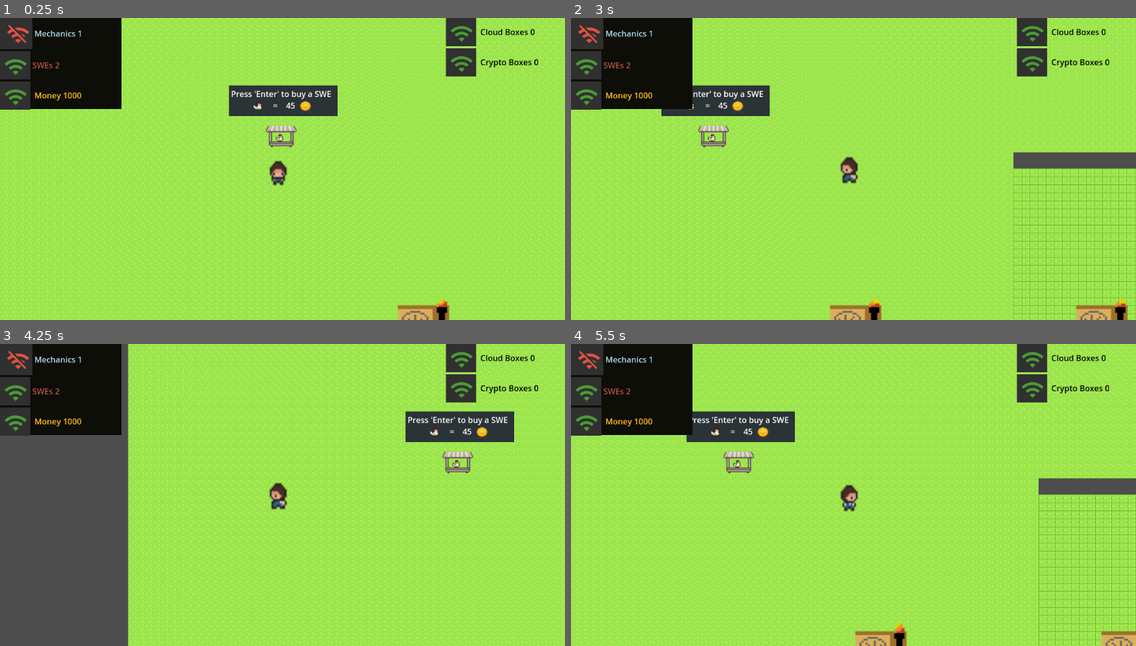
Above: before the commit, frames 1-4 (two rows, left to right).
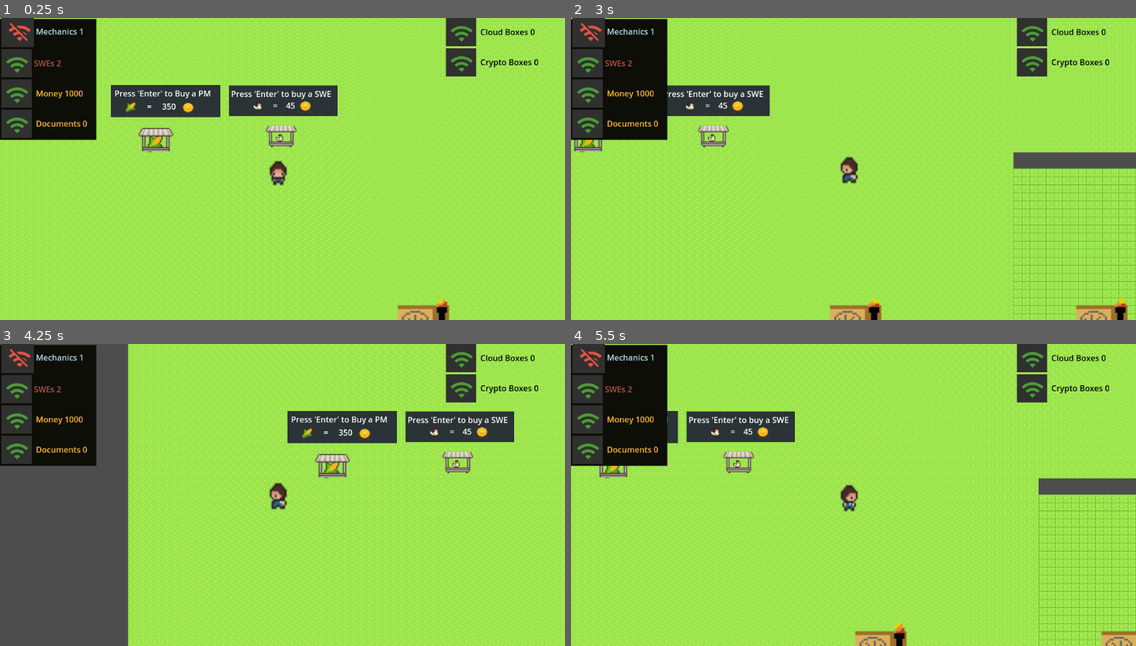
Above: after the commit, the same moments.

Repository: jeffreytsaw1/crusoe-hackathon
Game: Godot game, scene res://world.tscn
Same seed, same stepped clock (60 frames per second), same inputs: the game is played once before the commit and once after it. This scene is started directly instead of the project's main scene.
Inputs:
- Up to frame 1 (0.25 s): no input
- Up to frame 2 (3 s): tap Enter (ui_accept) at 0.5, 1.35, 1.52, 1.82, 2, 2.85 s; hold Enter (ui_accept) 0.53-1.28 s; hold Right (ui_right) 0.53-2.03 s; hold Enter (ui_accept) 2.03-2.78 s; hold Left (ui_left) from 2.03 s (still down)
- Up to frame 3 (4.25 s): keep holding Left (ui_left); tap Enter (ui_accept) at 3.02, 3.32, 3.5 s; hold Enter (ui_accept) from 3.53 s (still down)
- Up to frame 4 (5.5 s): release Left (ui_left) at 4.28 s; release Enter (ui_accept) at 4.28 s; hold Right (ui_right) from 4.28 s (still down); tap Enter (ui_accept) at 4.35, 4.52, 4.82 s; hold Enter (ui_accept) from 5.03 s (still down)

The runs differ from the first frame. In frame 1, 6.6% of the frame differs, in the area x 0-39%, y 0-45%; in frame 2, 4.4%; in frame 3, 6.7%, in the area x 0-71%, y 0-45%; in frame 4, 4.5%.

Commit message:
add pm hiring and documents

Diff:
--- /dev/null
+++ b/Area2D.gd
@@ -0,0 +1,19 @@
+extends Area2D
+
+
+# Called when the node enters the scene tree for the first time.
+func _ready():
+	pass # Replace with function body.
+
+
+# Called every frame. 'delta' is the elapsed time since the previous frame.
+func _process(delta):
+	pass
+
+
+func _on_body_entered(body):
+	pass # Replace with function body.
+
+
+func _on_body_exited(body):
+	pass # Replace with function body.
--- /dev/null
+++ b/docsLabel.gd
@@ -0,0 +1,11 @@
+extends RichTextLabel
+
+func _ready():
+	update()
+
+func _process(_delta):
+	update()
+
+func update():
+	var bbcode_text = "[img]res://cloud_up.png[/img] [color=#ffbb22] Documents " + str(Global.documents) +" [/color]"
+	self.text = bbcode_text
--- a/global.gd
+++ b/global.gd
@@ -16,4 +16,7 @@
 var active_gpus = 0
 var gpu_capacity = 0
 
-var bitcoin_price = 50
+var bitcoin_price = 85
+
+var num_pms = 0
+var documents = 0
--- a/pad .tscn
+++ b/pad .tscn
@@ -55,10 +55,10 @@
 }]
 
 [sub_resource type="RectangleShape2D" id="RectangleShape2D_2hv74"]
-size = Vector2(31.5, 44.2499)
+size = Vector2(91.75, 65.125)
 
 [sub_resource type="CircleShape2D" id="CircleShape2D_upjhx"]
-radius = 51.0098
+radius = 71.0282
 
 [sub_resource type="AtlasTexture" id="AtlasTexture_xpsv2"]
 atlas = ExtResource("2_k5cmt")
@@ -87,20 +87,21 @@
 animation = &"pad"
 
 [node name="CollisionShape2D" type="CollisionShape2D" parent="."]
-position = Vector2(49.25, 31.875)
+position = Vector2(44.125, 37.4375)
 shape = SubResource("RectangleShape2D_2hv74")
 
 [node name="Area2D" type="Area2D" parent="."]
 position = Vector2(49.5, 18.7501)
 
 [node name="CollisionShape2D" type="CollisionShape2D" parent="Area2D"]
-position = Vector2(1, 2)
+position = Vector2(-9.5, 12.2499)
 shape = SubResource("CircleShape2D_upjhx")
 
 [node name="menu" parent="." instance=ExtResource("3_kjdh1")]
 position = Vector2(79, -180)
 
 [node name="statsandactions" parent="menu" index="1"]
+visible = false
 position = Vector2(-467, 9)
 
 [node name="ColorRect" parent="menu/statsandactions" index="0"]
@@ -194,7 +195,7 @@
 offset_bottom = -57.386
 
 [node name="bitcoin" type="AnimatedSprite2D" parent="."]
-position = Vector2(20, 47)
+position = Vector2(-11, 84)
 scale = Vector2(1.9375, 1.75)
 sprite_frames = SubResource("SpriteFrames_ba652")
 
--- a/pad.gd
+++ b/pad.gd
@@ -58,8 +58,8 @@
 	hashrate = 0
 	active_gpus = 0
 
-	var cloud_fix_time = 1.7*pow((gpu_capacity-active_gpus)/20,3)
-	var crypto_fix_time = 1.4*pow((hashrate_capacity-hashrate)/10,2)
+	var cloud_fix_time = 1.7*pow((gpu_capacity-active_gpus)/15,3)
+	var crypto_fix_time = 1.4*pow((hashrate_capacity-hashrate)/70,2)
 	if num_mechanics >= 1:
 		cloud_fix_time *= 0.85
 		crypto_fix_time *= 0.85
@@ -85,7 +85,7 @@
 		bitcoins += 1
 
 func process_cloud_revenue():
-	Global.money += 0.7 * active_gpus
+	Global.money += 0.3 * active_gpus
 
 func action_collect_bitcoin():
 	Global.money +=  bitcoins * Global.bitcoin_price
--- /dev/null
+++ b/pmhiring.gd
@@ -0,0 +1,29 @@
+extends StaticBody2D
+
+var pms_cost = 350
+var interactable_body = null
+
+# Called when the node enters the scene tree for the first time.
+func _ready():
+	interactable_body = null
+
+
+# Called every frame. 'delta' is the elapsed time since the previous frame.
+func _process(delta):
+	pass
+
+
+func _input(event):
+	if interactable_body != null:
+		if event.is_action_pressed("ui_accept") and Global.money > pms_cost:
+			Global.num_pms += 1
+			Global.money -= pms_cost
+
+
+func _on_area_2d_body_entered(body):
+	if body.has_method("player_pad_method"):
+		interactable_body = body
+
+func _on_area_2d_body_exited(body):
+	if body.has_method("player_pad_method"):
+		interactable_body = null
--- /dev/null
+++ b/pmhiring.tscn
@@ -0,0 +1,130 @@
+[gd_scene load_steps=13 format=3 uid="uid://csyrpyibxl5h6"]
+
+[ext_resource type="Script" path="res://pmhiring.gd" id="1_v6tvp"]
+[ext_resource type="Texture2D" uid="uid://c4lr13ok66rd8" path="res://farmingTilesheetComplete.png" id="2_l6vga"]
+
+[sub_resource type="AtlasTexture" id="AtlasTexture_6ob46"]
+atlas = ExtResource("2_l6vga")
+region = Rect2(32, 64, 16, 16)
+
+[sub_resource type="SpriteFrames" id="SpriteFrames_bcddh"]
+animations = [{
+"frames": [{
+"duration": 1.0,
+"texture": SubResource("AtlasTexture_6ob46")
+}],
+"loop": true,
+"name": &"default",
+"speed": 5.0
+}]
+
+[sub_resource type="AtlasTexture" id="AtlasTexture_cshnn"]
+atlas = ExtResource("2_l6vga")
+region = Rect2(0, 174, 34, 29)
+
+[sub_resource type="SpriteFrames" id="SpriteFrames_vxk10"]
+animations = [{
+"frames": [{
+"duration": 1.0,
+"texture": SubResource("AtlasTexture_cshnn")
+}],
+"loop": true,
+"name": &"default",
+"speed": 5.0
+}]
+
+[sub_resource type="RectangleShape2D" id="RectangleShape2D_dx6dh"]
+size = Vector2(52.625, 37.25)
+
+[sub_resource type="CircleShape2D" id="CircleShape2D_k6vms"]
+radius = 40.0
+
+[sub_resource type="AtlasTexture" id="AtlasTexture_0bs2d"]
+atlas = ExtResource("2_l6vga")
+region = Rect2(64, 80, 16, 16)
+
+[sub_resource type="SpriteFrames" id="SpriteFrames_wlxhp"]
+animations = [{
+"frames": [{
+"duration": 1.0,
+"texture": SubResource("AtlasTexture_0bs2d")
+}],
+"loop": true,
+"name": &"default",
+"speed": 5.0
+}]
+
+[sub_resource type="AtlasTexture" id="AtlasTexture_jbwxh"]
+atlas = ExtResource("2_l6vga")
+region = Rect2(32, 64, 16, 16)
+
+[sub_resource type="SpriteFrames" id="SpriteFrames_8dmfq"]
+animations = [{
+"frames": [{
+"duration": 1.0,
+"texture": SubResource("AtlasTexture_jbwxh")
+}],
+"loop": true,
+"name": &"default",
+"speed": 5.0
+}]
+
+[node name="pmhiring" type="StaticBody2D"]
+script = ExtResource("1_v6tvp")
+
+[node name="pm" type="AnimatedSprite2D" parent="."]
+position = Vector2(109.75, 92.125)
+scale = Vector2(2.65625, 2.64063)
+sprite_frames = SubResource("SpriteFrames_bcddh")
+
+[node name="AnimatedSprite2D" type="AnimatedSprite2D" parent="."]
+position = Vector2(117.25, 76.4297)
+scale = Vector2(2.27941, 2.0986)
+sprite_frames = SubResource("SpriteFrames_vxk10")
+
+[node name="CollisionShape2D" type="CollisionShape2D" parent="."]
+position = Vector2(116.688, 85.625)
+shape = SubResource("RectangleShape2D_dx6dh")
+
+[node name="Area2D" type="Area2D" parent="."]
+
+[node name="CollisionShape2D" type="CollisionShape2D" parent="Area2D"]
+position = Vector2(114, 83)
+shape = SubResource("CircleShape2D_k6vms")
+
+[node name="sign" type="ColorRect" parent="."]
+offset_left = 26.0
+offset_top = -25.0
+offset_right = 243.0
+offset_bottom = 39.0
+color = Color(0.164706, 0.2, 0.211765, 1)
+
+[node name="coin" type="AnimatedSprite2D" parent="sign"]
+position = Vector2(153, 45)
+scale = Vector2(1.6875, 1.5)
+sprite_frames = SubResource("SpriteFrames_wlxhp")
+
+[node name="RichTextLabel" type="RichTextLabel" parent="sign"]
+layout_mode = 0
+offset_left = 7.0
+offset_top = 5.0
+offset_right = 217.0
+offset_bottom = 42.0
+text = "Press 'Enter' to Buy a PM
+"
+
+[node name="pm2" type="AnimatedSprite2D" parent="sign"]
+position = Vector2(37, 45)
+scale = Vector2(1.8125, 1.625)
+sprite_frames = SubResource("SpriteFrames_8dmfq")
+
+[node name="RichTextLabel2" type="RichTextLabel" parent="sign"]
+layout_mode = 0
+offset_left = 34.0
+offset_top = 31.0
+offset_right = 191.0
+offset_bottom = 64.0
+text = "         =     350"
+
+[connection signal="body_entered" from="Area2D" to="." method="_on_area_2d_body_entered"]
+[connection signal="body_exited" from="Area2D" to="." method="_on_area_2d_body_exited"]
--- a/swehiring.tscn
+++ b/swehiring.tscn
@@ -78,7 +78,6 @@
 shape = SubResource("CircleShape2D_iuuck")
 
 [node name="sign" type="ColorRect" parent="."]
-visible = false
 offset_left = 8.0
 offset_top = -72.0
 offset_right = 223.0
--- a/world.gd
+++ b/world.gd
@@ -1,6 +1,7 @@
 extends Node2D
 
 var last_bitcoin_update = Time.get_unix_time_from_system()
+var documentTick = Time.get_unix_time_from_system() + 10
 
 func clamp(num, mi, ma):
 	if num < mi:
@@ -10,6 +11,11 @@
 	return num
 
 func _process(delta):
+	# get documents every 10 seconds
+	if Time.get_unix_time_from_system() > documentTick:
+		Global.documents += Global.num_pms * 1
+		documentTick = Time.get_unix_time_from_system() + 10
+
 	if Time.get_unix_time_from_system() - last_bitcoin_update > 60: # update every minute
 		var noise = Global.bitcoin_price/100
 		Global.bitcoin_price += randf() * noise - noise/2 # permute bitcoin price
--- a/world.tscn
+++ b/world.tscn
@@ -1,22 +1,24 @@
-[gd_scene load_steps=23 format=3 uid="uid://biy07s3t8pske"]
+[gd_scene load_steps=25 format=3 uid="uid://biy07s3t8pske"]
 
 [ext_resource type="Texture2D" uid="uid://c4lr13ok66rd8" path="res://farmingTilesheetComplete.png" id="1_6e481"]
 [ext_resource type="Script" path="res://world.gd" id="1_b8v5n"]
 [ext_resource type="PackedScene" uid="uid://6upxv8n0ij1s" path="res://player.tscn" id="2_o4541"]
-[ext_resource type="PackedScene" uid="uid://bhxgsiwfychjx" path="res://pad .tscn" id="3_o7ej4"]
+[ext_resource type="PackedScene" uid="uid://bdsgia7tid3tx" path="res://pad .tscn" id="3_o7ej4"]
 [ext_resource type="Script" path="res://playerCamera.gd" id="3_skmhl"]
 [ext_resource type="Script" path="res://inventory.gd" id="5_0lesq"]
 [ext_resource type="Script" path="res://sweLabel.gd" id="8_bl08m"]
 [ext_resource type="Script" path="res://mechanicLabel.gd" id="9_k1kiw"]
 [ext_resource type="Script" path="res://moneyLabel.gd" id="9_wnhuu"]
 [ext_resource type="Script" path="res://StatTotalHashrate.gd" id="10_3h4jj"]
+[ext_resource type="Script" path="res://docsLabel.gd" id="10_oca71"]
 [ext_resource type="Script" path="res://StatCloudBoxes.gd" id="11_t67vh"]
 [ext_resource type="Script" path="res://StatTotalHashrateCapacity.gd" id="12_srdhx"]
 [ext_resource type="Script" path="res://StatActiveGPUs.gd" id="12_x2x01"]
 [ext_resource type="Script" path="res://StatTotalGPUs.gd" id="13_odikx"]
 [ext_resource type="Script" path="res://StatCryptoBoxes.gd" id="13_wqrwc"]
 [ext_resource type="PackedScene" uid="uid://0v02ybouujmo" path="res://swehiring.tscn" id="14_t1c03"]
-[ext_resource type="PackedScene" path="res://allswes.tscn" id="17_p0q30"]
+[ext_resource type="PackedScene" uid="uid://7lagn2fuoey1" path="res://allswes.tscn" id="17_p0q30"]
+[ext_resource type="PackedScene" uid="uid://csyrpyibxl5h6" path="res://pmhiring.tscn" id="18_sm12j"]
 
 [sub_resource type="TileSetAtlasSource" id="TileSetAtlasSource_qbnkj"]
 texture = ExtResource("1_6e481")
@@ -109,14 +111,17 @@
 [node name="ColorRect" type="ColorRect" parent="CanvasLayer/Control"]
 clip_contents = true
 layout_mode = 0
-offset_right = 241.0
-offset_bottom = 181.0
+offset_top = 2.0
+offset_right = 191.0
+offset_bottom = 242.0
 color = Color(0.0509804, 0.054902, 0.027451, 1)
 
 [node name="VBoxContainer" type="VBoxContainer" parent="CanvasLayer/Control"]
 layout_mode = 0
-offset_right = 240.0
-offset_bottom = 180.0
+offset_left = 3.0
+offset_top = -4.0
+offset_right = 243.0
+offset_bottom = 176.0
 
 [node name="mechanicLabel" type="RichTextLabel" parent="CanvasLayer/Control/VBoxContainer"]
 layout_mode = 2
@@ -141,6 +146,13 @@
 fit_content = true
 script = ExtResource("9_wnhuu")
 metadata/_edit_use_anchors_ = true
+
+[node name="docsLabel" type="RichTextLabel" parent="CanvasLayer/Control/VBoxContainer"]
+layout_mode = 2
+bbcode_enabled = true
+text = "Docs Label"
+fit_content = true
+script = ExtResource("10_oca71")
 
 [node name="CanvasLayer2" type="CanvasLayer" parent="."]
 layer = 0
@@ -208,3 +220,6 @@
 
 [node name="allswes" parent="." instance=ExtResource("17_p0q30")]
 position = Vector2(-523, 580)
+
+[node name="pmhiring" parent="." instance=ExtResource("18_sm12j")]
+position = Vector2(-366, -141)
Not shown: 1 places in pad .tscn that only renumber resources
